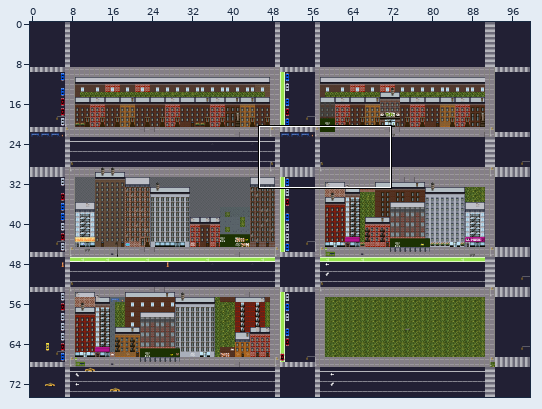
A Tiled map gets an edit: art/tiled/nyc_1.tmx. The picture above shows the old version from afar; the outline marks the close-up.
Close-up. The starting point:
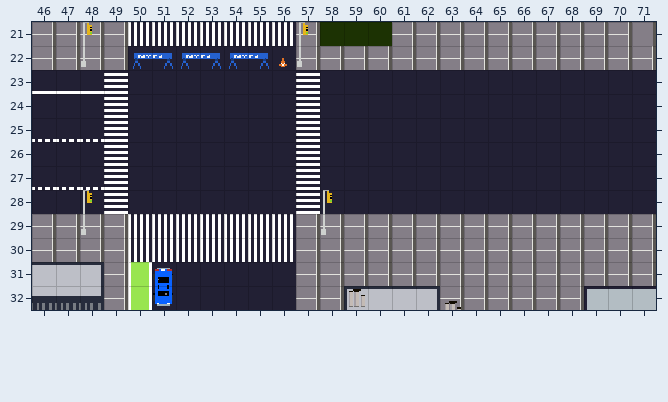
Cells are 16x16 px. Shown: x 46..71, y 21..32. The commit also changed other parts of the map, which this record leaves out.
The result:
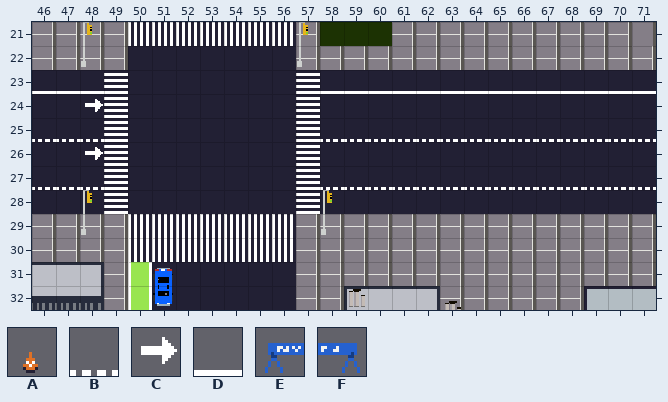
Key: from "NEW_nyc_spritesheet-Recovered": A 12, B 82, C 84 flipped left-right, D 87, E 112, F 113.
_ is an empty cell.
Diff:
Layer "Roads and Sidewalks/Roads and Sidewalks ":
Tile B is added in row 25 at x 58 to 71; in row 27 at x 58 to 71.
Tile C is added in row 24 at x 48; in row 26 at x 48.
Tile D is added in row 23 at x 58 to 71.
Layer "Roads and Sidewalks/COLLIDE-Road and Sid":
The edit erases tile A in row 22 at x 56.
The edit erases tile E in row 22 at x 50, 52 and 54.
The edit erases tile F in row 22 at x 51, 53 and 55.
Where, in picture pixels (left, top, right, bottom), the same in both close-ups:
removed: (133, 53, 287, 69)
added: (320, 91, 656, 94)
added: (85, 99, 103, 112)
added: (320, 139, 656, 142)
added: (85, 147, 103, 160)
added: (320, 187, 656, 190)
